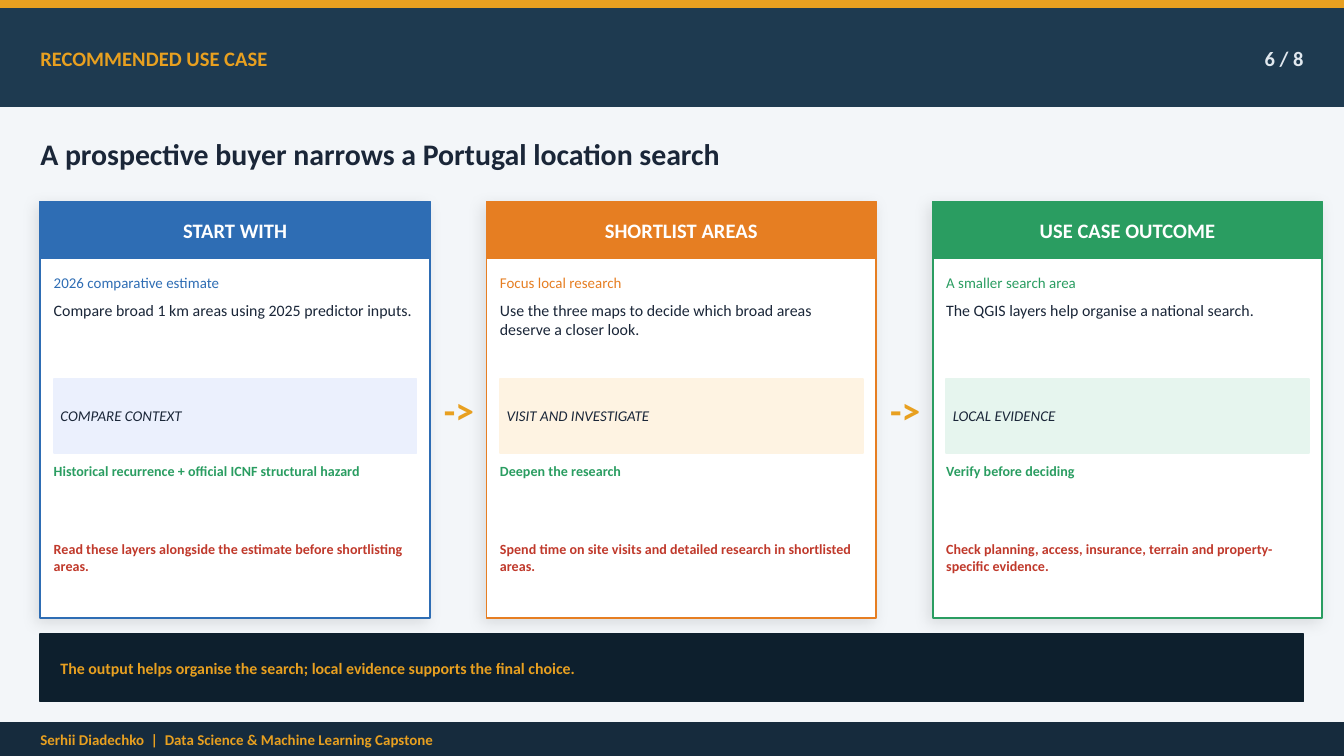
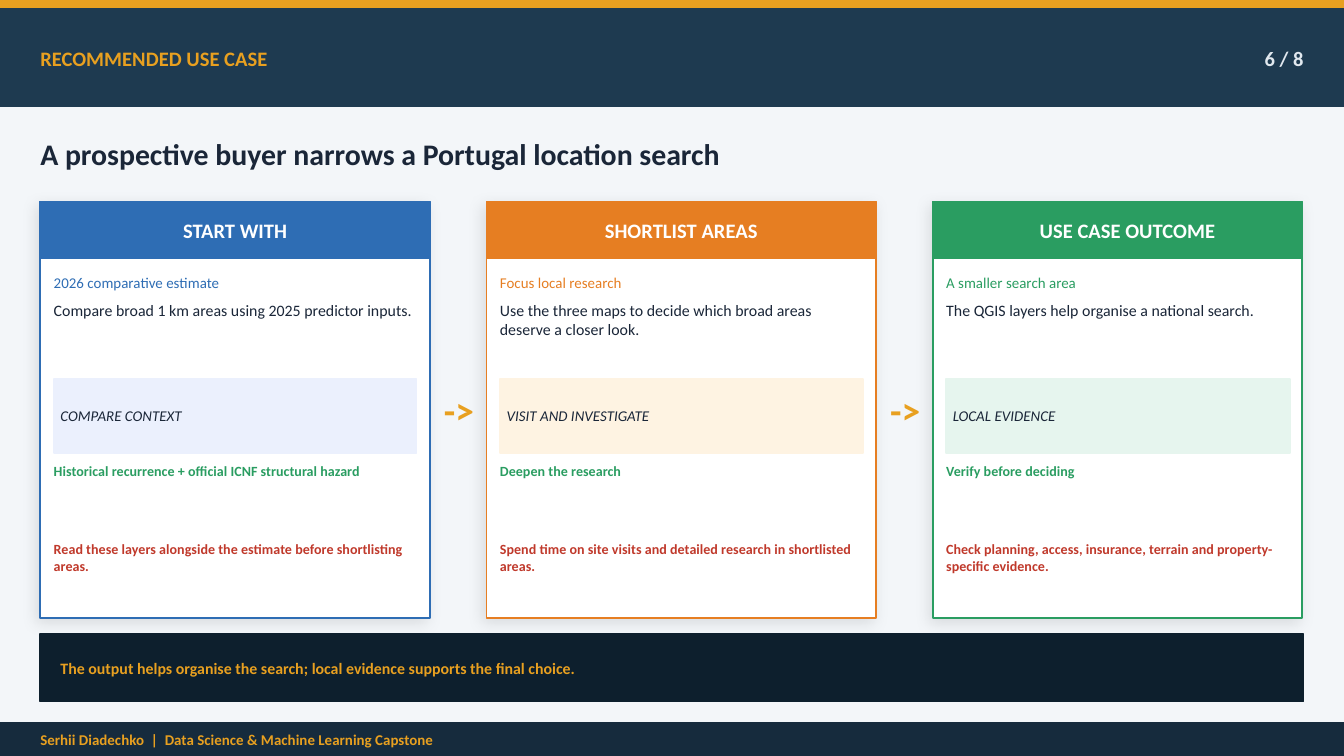
Before and after one commit to serhii-diadechko-git/wildfire_property_screening_portugal, a slide deck: slide 6 of reports/presentation/wildfire_exposure_screening_capstone_final.pptx. Drawn at 1344x756 pixels with LibreOffice and Linux fonts; fonts in the diff are those of the drawing. Boxes give left, top, right and bottom in pixels: in the first picture for what was removed or moved away, otherwise in the second. Text is boxed around its words. In the diff, an @@ line names an element or a change of style, - is before the commit and + after.

```diff
--- a/reports/presentation/wildfire_exposure_screening_capstone_final.pptx
+++ b/reports/presentation/wildfire_exposure_screening_capstone_final.pptx
@@ rectangle: place and size @@
-rectangle at bbox=[933, 202, 1322, 618]
+rectangle at bbox=[933, 202, 1302, 618]
@@ rectangle: place and size @@
-rectangle at bbox=[933, 202, 1322, 258]
+rectangle at bbox=[933, 202, 1302, 258]
@@ rectangle: place and size @@
-rectangle at bbox=[946, 379, 1309, 453]
+rectangle at bbox=[946, 379, 1290, 453]
```
Also in this commit, not shown: 2 other slides changed.
